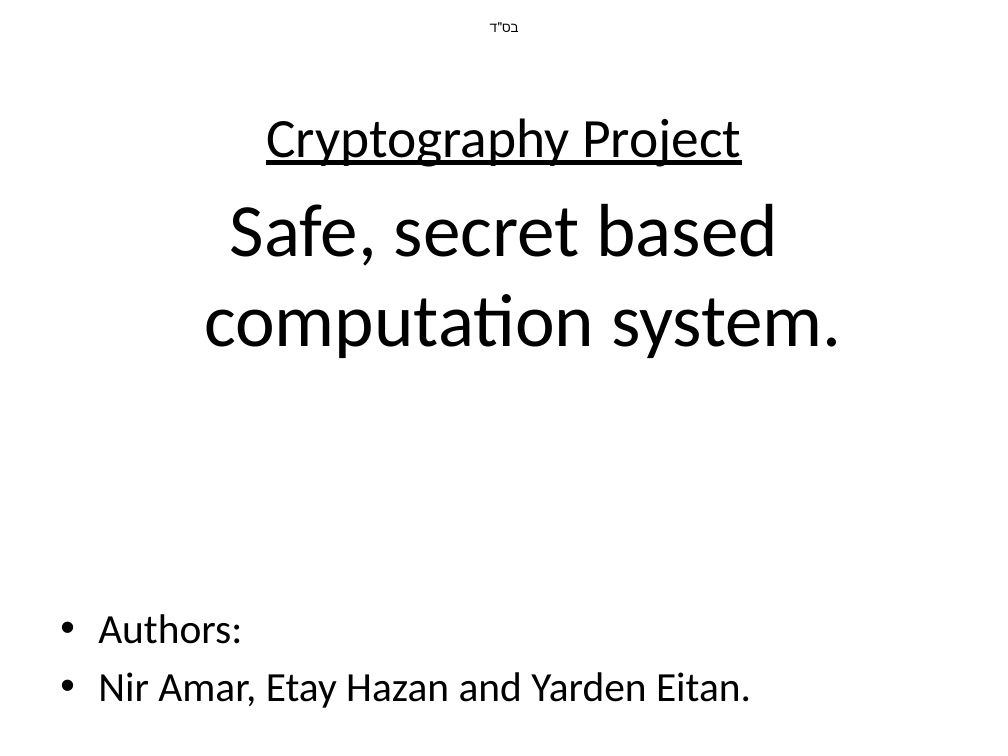
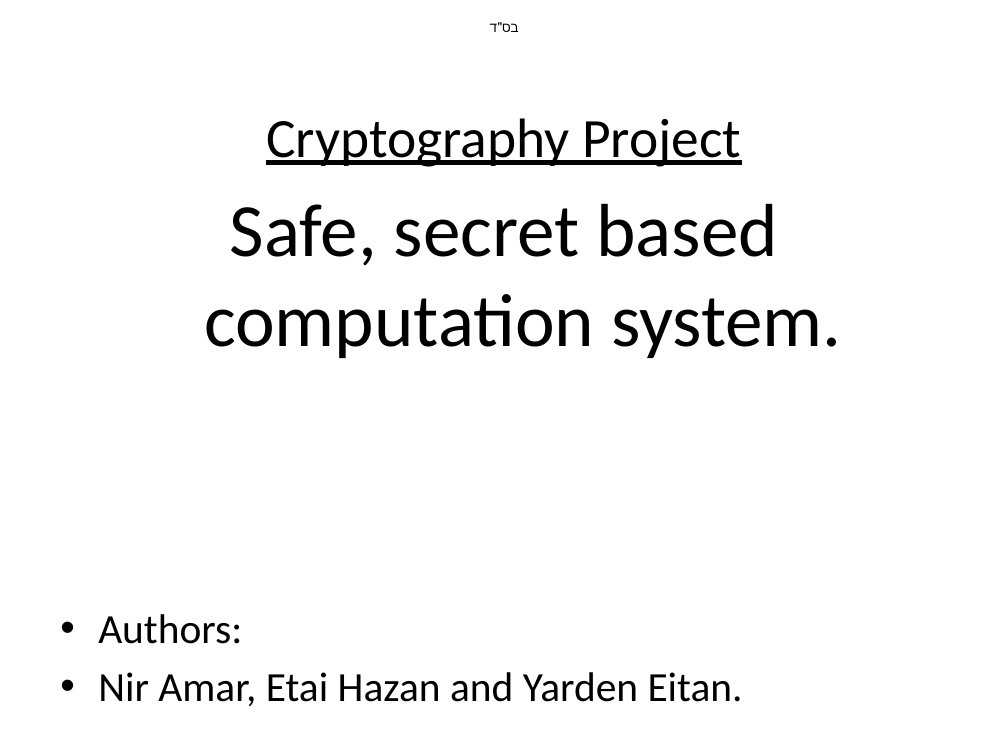
Before and after one commit to yarneo/cryptography-nir-itay-yarden, a slide deck: slide 1 of Cryptography Project - meeting2.pptx. Drawn at 1008x756 pixels with LibreOffice and Linux fonts; fonts in the diff are those of the drawing. Boxes give left, top, right and bottom in pixels: in the first picture for what was removed or moved away, otherwise in the second. Text is boxed around its words. In the diff, an @@ line names an element or a change of style, - is before the commit and + after.

```diff
--- a/Cryptography Project - meeting2.pptx
+++ b/Cryptography Project - meeting2.pptx
@@ text at (98,672,743,706): text changed @@
-• Nir Amar, Etay Hazan and Yarden Eitan.
+• Nir Amar, Etai Hazan and Yarden Eitan.
```
Also in this commit, not shown: 2 other slides changed, 1 slide added.
